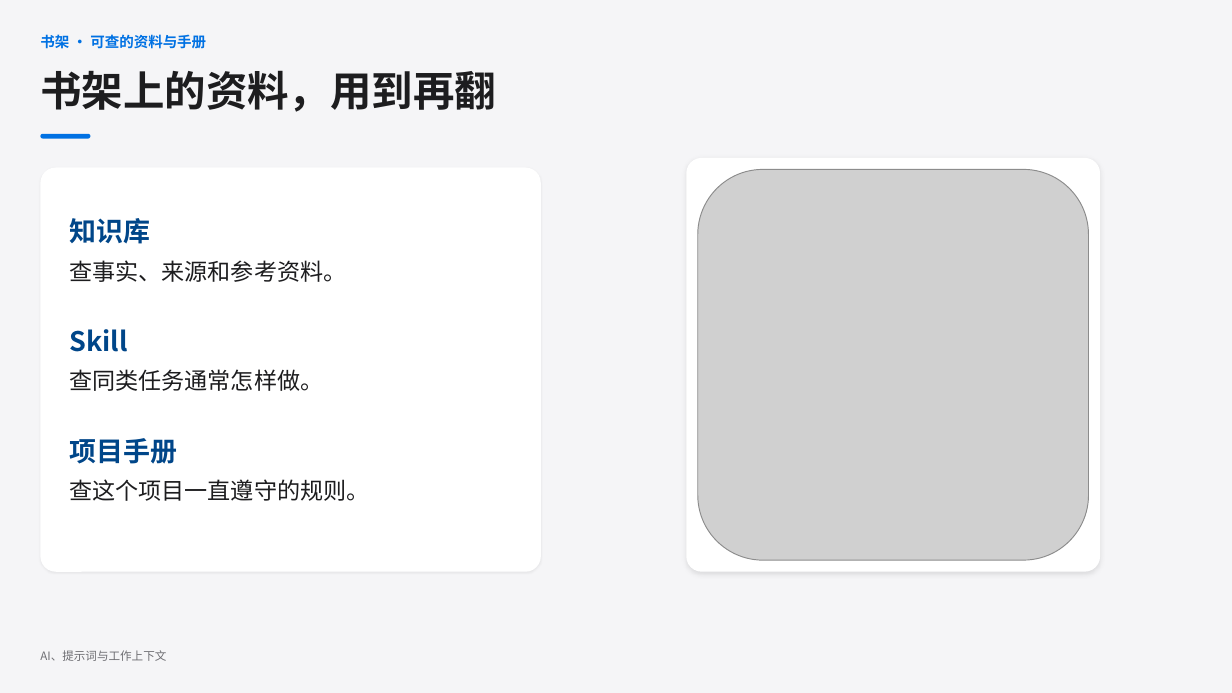
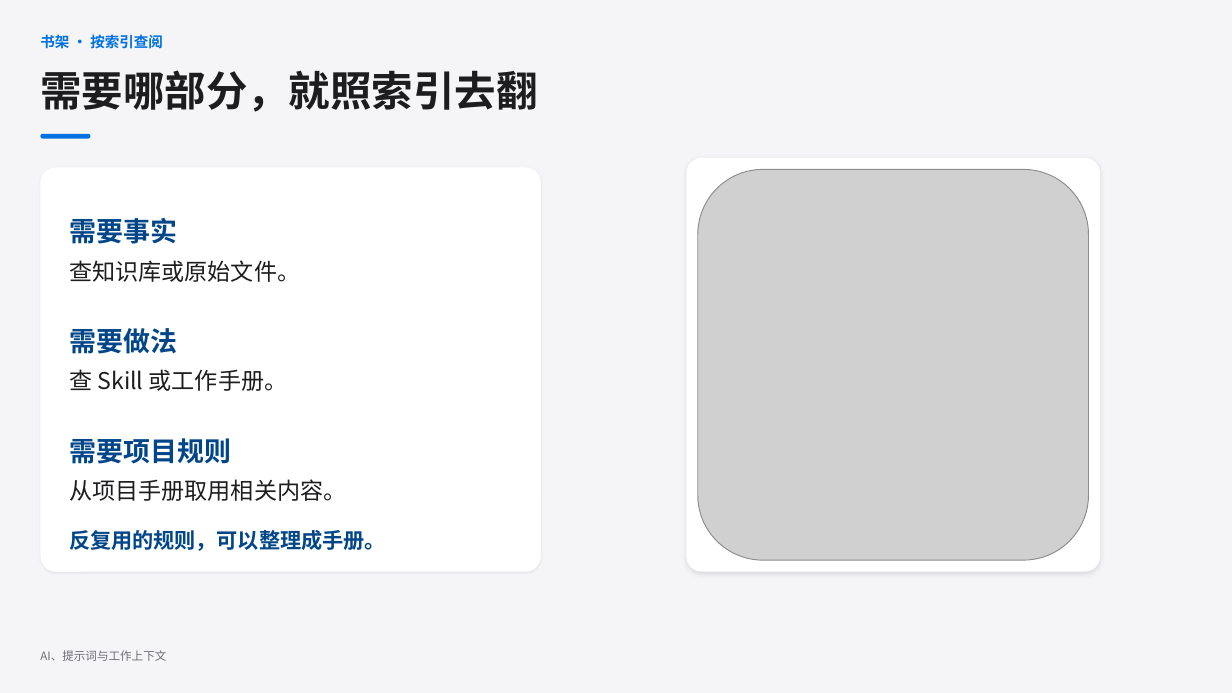
Before and after one commit to jihtsan/https-github.com-jihtsan-cz-night-learn-20261111, a slide deck: slide 7 of learn-02/第二课第一部分 - AI 如何接收和完成任务.pptx. Drawn at 1232x693 pixels with LibreOffice and Linux fonts; fonts in the diff are those of the drawing; grey boxes stand for pictures. Boxes give left, top, right and bottom in pixels: in the first picture for what was removed or moved away, otherwise in the second. Text is boxed around its words. In the diff, an @@ line names an element or a change of style, - is before the commit and + after.

Commit message:
讲清 AI 的桌面、索引与材料整理 (#21)

```diff
--- a/learn-02/第二课第一部分 - AI 如何接收和完成任务.pptx
+++ b/learn-02/第二课第一部分 - AI 如何接收和完成任务.pptx
@@ text at bbox=[40, 34, 162, 49]: text changed @@
-书架 · 可查的资料与手册
+书架 · 按索引查阅
@@ text at bbox=[40, 70, 537, 112]: text changed @@
-书架上的资料，用到再翻
+需要哪部分，就照索引去翻
@@ text at bbox=[69, 218, 177, 244]: text changed @@
-知识库
+需要事实
@@ text at bbox=[69, 260, 300, 282]: text changed @@
-查事实、来源和参考资料。
+查知识库或原始文件。
@@ text at bbox=[69, 328, 177, 354]: text changed @@
-Skill
+需要做法
@@ text at bbox=[69, 369, 288, 391]: text changed @@
-查同类任务通常怎样做。
+查 Skill 或工作手册。
@@ text at bbox=[69, 438, 231, 464]: text changed @@
-项目手册
+需要项目规则
@@ text at bbox=[69, 479, 346, 501]: text changed @@
-查这个项目一直遵守的规则。
+从项目手册取用相关内容。
@@ text added at bbox=[69, 530, 385, 551], 16.5 pt, text #004689, bold @@
+反复用的规则，可以整理成手册。
```
Also in this commit, not shown: 5 other slides changed.
